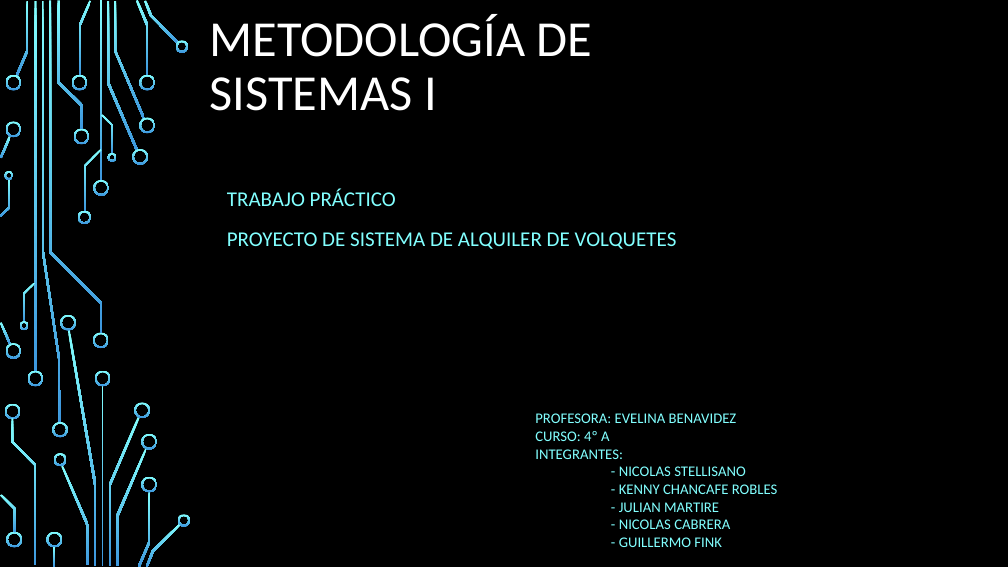
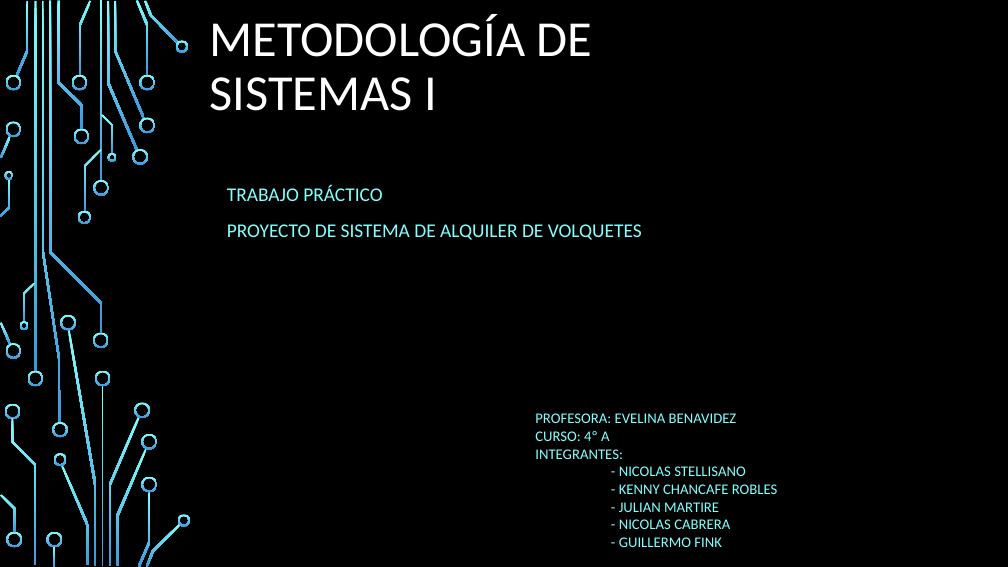
Before and after one commit to NicoStellisano/proyectoVolquetes, a slide deck: slide 1 of PPT.pptx. Drawn at 1008x567 pixels with LibreOffice and Linux fonts; fonts in the diff are those of the drawing; background and template pictures are left out. Boxes give left, top, right and bottom in pixels: in the first picture for what was removed or moved away, otherwise in the second. Text is boxed around its words. In the diff, an @@ line names an element or a change of style, - is before the commit and + after.

```diff
--- a/PPT.pptx
+++ b/PPT.pptx
@@ subtitle "TRABAJO PRÁCTICO" at [227, 185, 642, 240]: size 20 to 18.5 pt; line spacing 1.2 to 1.1 @@
```
Also in this commit, not shown: 1 other slide changed, 2 slides added.
